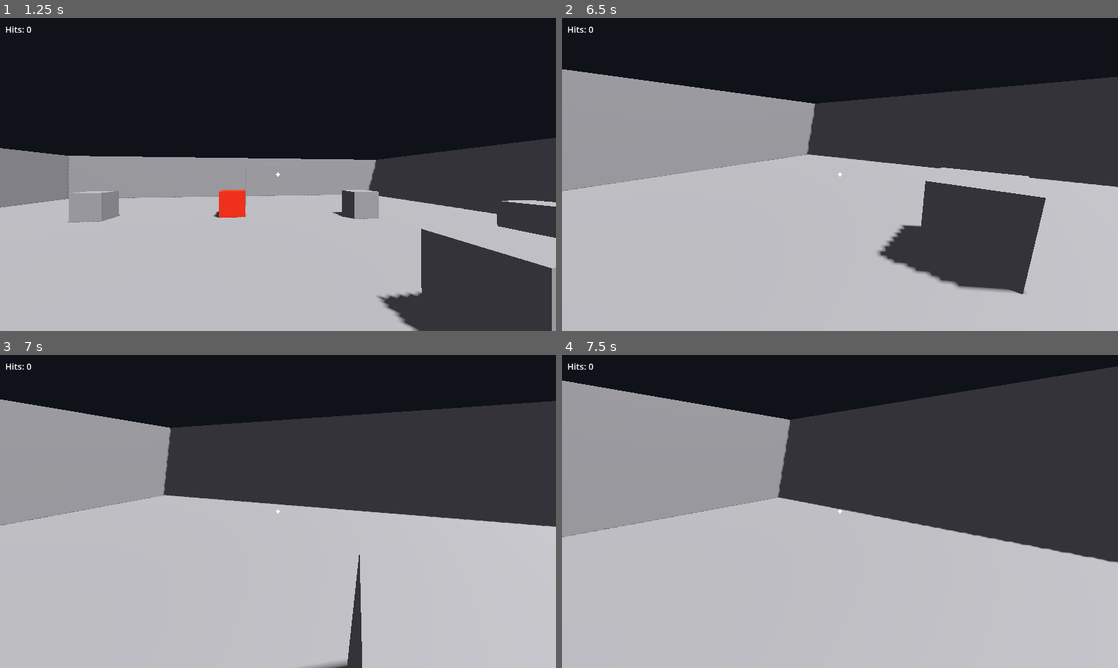
Above: before the commit, frames 1-4 (two rows, left to right).
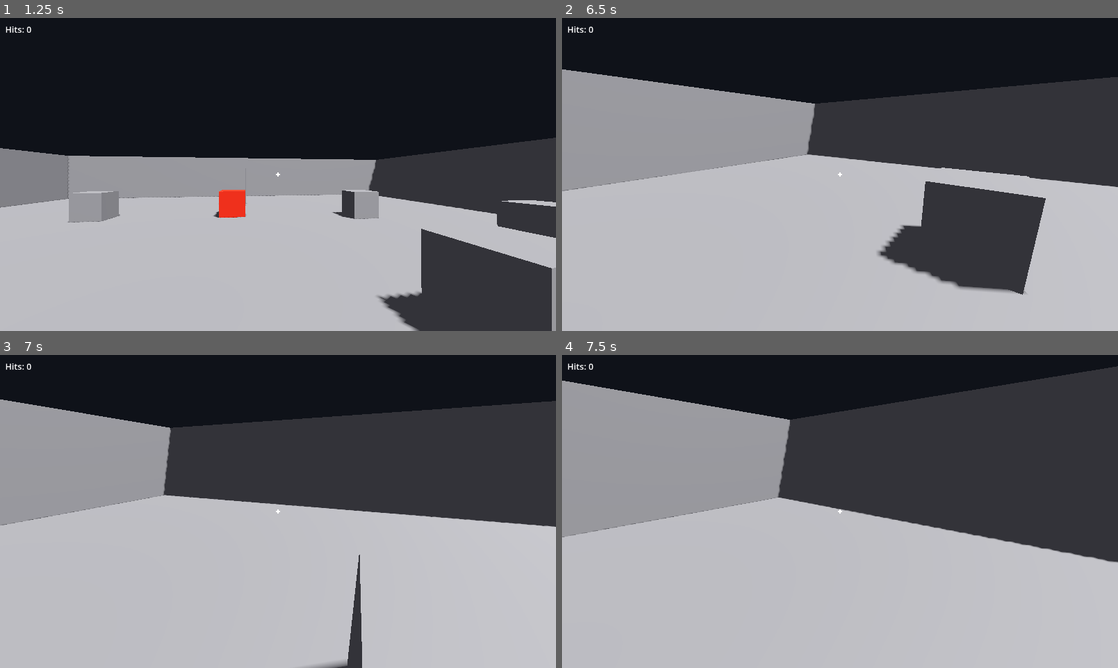
Above: after the commit, the same moments.

Repository: abdulakimabdimanapov-rgb/JUPI
Game: Godot game, scene res://scenes/main_3d.tscn
Two runs of this game, one before a commit and one after it. Both use one fixed random seed, a clock stepped at 60 frames per second and the inputs below.
Inputs (mouse positions are in pixels of both pictures, inside the frame that each line leads up to):
- Up to frame 1 (1.25 s): move the mouse to (305, 174) at 0.52 s; hold W (move_forward) from 0.53 s (still down); click (305, 174) at 0.67 s
- Up to frame 2 (6.5 s): move the mouse to (812, 174) at 1.27 s; click (812, 174) at 1.42 s; move the mouse to (851, 168) at 2.02 s; click (851, 168) at 2.17 s; move the mouse to (834, 180) at 2.77 s; click (834, 180) at 2.92 s; tap Enter at 3.5 s; move the mouse to (878, 177) at 3.52 s; click (878, 177) at 3.67 s; tap Escape (ui_cancel) at 4.15 s; tap Space at 4.25 s; move the mouse to (673, 127) at 4.27 s; release W (move_forward) at 4.28 s; hold A (move_left) 4.28-5.03 s; click (673, 127) at 4.42 s; move the mouse to (845, 174) at 5.02 s; hold W (move_forward) 5.03-5.78 s; click (845, 174) at 5.17 s; move the mouse to (817, 168) at 5.77 s; hold D (move_right) from 5.78 s (still down); click (817, 168) at 5.92 s
- Up to frame 3 (7 s): move the mouse to (305, 511) at 6.52 s; release D (move_right) at 6.53 s; hold W (move_forward) from 6.53 s (still down); click (305, 511) at 6.67 s
- Up to frame 4 (7.5 s): keep holding W (move_forward); move the mouse to (812, 511) at 7.27 s; click (812, 511) at 7.42 s

Frame 1 is identical in both runs. In frame 2, less than 0.1% of the frame differs, in the area x 0-100%, y 16-89%; in frame 3, less than 0.1%; in frame 4, less than 0.1%.

Commit message:
Extract swappable AimSource so non-mouse input can drive the crosshair
The first-person controller no longer reads the mouse directly. Aim now
comes from an AimSource interface (aim_source.gd): the player polls
get_aim() each physics frame and applies yaw/pitch to body/head, so a
future hand-tracking source can aim the camera by providing an absolute
direction instead of mouse deltas. The mouse implementation
(aim_source_mouse.gd) owns motion accumulation, pitch clamping and
mouse capture, preserving previous behavior exactly (verified by probe:
same yaw/pitch/clamp/ESC results, and a fake absolute source drives
aiming and shooting with the mouse released).

🤖 Generated with Codebuff
Co-Authored-By: Codebuff <noreply@codebuff.com>

Diff:
--- /dev/null
+++ b/scripts/aim_source.gd
@@ -0,0 +1,40 @@
+extends RefCounted
+## Abstract aim source for the first-person controller.
+##
+## The player polls get_aim() every physics frame and applies the result
+## to the body yaw / head pitch. That is why an aim source can be either
+## incremental (mouse deltas) or absolute (e.g. a future hand-tracking
+## pipeline that maps a hand position to a world aim direction).
+##
+## Contract for concrete sources:
+## - get_aim()      -> (yaw, pitch) radians the camera should face.
+##                    Pitch must already be clamped to +-PITCH_LIMIT_DEG.
+## - handle_input() -> returns true when the event was consumed.
+## - is_active()    -> whether aim input is currently live (e.g. the
+##                    mouse is captured). Firing is only allowed while
+##                    active.
+## - activate()     -> bring the source up (e.g. capture the mouse).
+## - set_aim()      -> explicit aim override (tests, calibration, or a
+##                    future non-input source).
+
+const PITCH_LIMIT_DEG := 89.0
+
+
+func get_aim() -> Vector2:
+	return Vector2.ZERO
+
+
+func handle_input(_event: InputEvent) -> bool:
+	return false
+
+
+func is_active() -> bool:
+	return false
+
+
+func activate() -> void:
+	pass
+
+
+func set_aim(_yaw: float, _pitch: float) -> void:
+	pass
--- /dev/null
+++ b/scripts/aim_source_mouse.gd
@@ -0,0 +1,47 @@
+extends "res://scripts/aim_source.gd"
+## Mouse-driven aim source.
+##
+## Mouse deltas accumulate into an absolute (yaw, pitch) aim that the
+## player applies every physics frame. The source owns mouse capture:
+## Escape toggles it, activate() captures.
+
+const MOUSE_SENSITIVITY := 0.0022
+
+var _yaw := 0.0
+var _pitch := 0.0
+
+
+func get_aim() -> Vector2:
+	return Vector2(_yaw, _pitch)
+
+
+func is_active() -> bool:
+	return Input.mouse_mode == Input.MOUSE_MODE_CAPTURED
+
+
+func activate() -> void:
+	Input.mouse_mode = Input.MOUSE_MODE_CAPTURED
+
+
+func set_aim(yaw: float, pitch: float) -> void:
+	_yaw = yaw
+	_pitch = clampf(pitch, deg_to_rad(-PITCH_LIMIT_DEG), deg_to_rad(PITCH_LIMIT_DEG))
+
+
+func handle_input(event: InputEvent) -> bool:
+	if event is InputEventMouseMotion:
+		if is_active():
+			_yaw -= event.relative.x * MOUSE_SENSITIVITY
+			_pitch = clampf(
+				_pitch - event.relative.y * MOUSE_SENSITIVITY,
+				deg_to_rad(-PITCH_LIMIT_DEG),
+				deg_to_rad(PITCH_LIMIT_DEG)
+			)
+		return true
+	if event.is_action_pressed("ui_cancel"):
+		if is_active():
+			Input.mouse_mode = Input.MOUSE_MODE_VISIBLE
+		else:
+			Input.mouse_mode = Input.MOUSE_MODE_CAPTURED
+		return true
+	return false
--- a/scripts/player_3d.gd
+++ b/scripts/player_3d.gd
@@ -1,61 +1,55 @@
 extends CharacterBody3D
 ## Minimal first-person controller for the JUPI 3D prototype.
 ##
+## - Aim comes from an AimSource (default: mouse). The player polls
+##   aim_source.get_aim() every physics frame and applies it to the body
+##   yaw / head pitch, so a future hand-tracking source can drive the
+##   crosshair simply by being assigned to aim_source.
 ## - WASD moves the body relative to where it is facing.
-## - Mouse X rotates the body (yaw); mouse Y pitches the head camera.
-## - Escape releases the mouse; click recaptures it.
+## - LMB fires (emits aim_requested) while the aim source is active; a
+##   click while the source is inactive just activates it.
 ##
-## Deliberately tiny: no weapons, health, stamina, head bob or effects.
-## A future input source (e.g. laptop-camera hand tracking) can drive the
-## aim by controlling _head.rotation (pitch) and rotation.y (yaw) instead
-## of mouse input — the rest of the controller does not care where they
-## come from.
+## No weapons, health, stamina, head bob or effects by design.
+
+const AimSourceMouseScript := preload("res://scripts/aim_source_mouse.gd")
 
 const SPEED := 5.0
-const MOUSE_SENSITIVITY := 0.0022
-const PITCH_LIMIT_DEG := 89.0
 const GRAVITY := 9.8
 
-## Emitted when the player fires (LMB while the mouse is captured).
+## Emitted when the player fires (LMB while the aim source is active).
 ## The main scene listens and decides what the shot does.
 signal aim_requested
+
+## Swappable aim input. Anything implementing the AimSource interface
+## (get_aim / handle_input / is_active / activate) can replace the mouse.
+var aim_source = AimSourceMouseScript.new()
 
 @onready var _head: Camera3D = $Head
 
 
 func _ready() -> void:
-	Input.mouse_mode = Input.MOUSE_MODE_CAPTURED
+	aim_source.activate()
 
 
 func _unhandled_input(event: InputEvent) -> void:
-	if event is InputEventMouseMotion:
-		if Input.mouse_mode == Input.MOUSE_MODE_CAPTURED:
-			# Horizontal mouse movement turns the body (yaw).
-			rotate_y(-event.relative.x * MOUSE_SENSITIVITY)
-			# Vertical mouse movement pitches the head camera, clamped.
-			_head.rotate_x(-event.relative.y * MOUSE_SENSITIVITY)
-			_head.rotation.x = clampf(
-				_head.rotation.x,
-				deg_to_rad(-PITCH_LIMIT_DEG),
-				deg_to_rad(PITCH_LIMIT_DEG)
-			)
-	elif event.is_action_pressed("ui_cancel"):
-		# Escape toggles mouse capture.
-		if Input.mouse_mode == Input.MOUSE_MODE_CAPTURED:
-			Input.mouse_mode = Input.MOUSE_MODE_VISIBLE
-		else:
-			Input.mouse_mode = Input.MOUSE_MODE_CAPTURED
-	elif event is InputEventMouseButton and event.pressed:
-		if event.button_index == MOUSE_BUTTON_LEFT:
-			if Input.mouse_mode == Input.MOUSE_MODE_CAPTURED:
-				# Playing: fire an aim request. Aim logic lives in main_3d.gd.
-				aim_requested.emit()
-			else:
-				# Mouse was released (Escape): a click recaptures it, no shot.
-				Input.mouse_mode = Input.MOUSE_MODE_CAPTURED
+	# Give the aim source first pick of every input event.
+	if aim_source.handle_input(event):
+		return
+	if event is InputEventMouseButton and event.pressed:
+		if event.button_index == MOUSE_BUTTON_LEFT and aim_source.is_active():
+			# Playing: fire an aim request. Aim logic lives in main_3d.gd.
+			aim_requested.emit()
+		elif not aim_source.is_active():
+			# Mouse was released (Escape): any click recaptures it, no shot.
+			aim_source.activate()
 
 
 func _physics_process(delta: float) -> void:
+	# Apply the aim source: yaw turns the body, pitch tilts the head.
+	var aim: Vector2 = aim_source.get_aim()
+	rotation.y = aim.x
+	_head.rotation.x = aim.y
+
 	# Gravity.
 	velocity.y -= GRAVITY * delta
 
